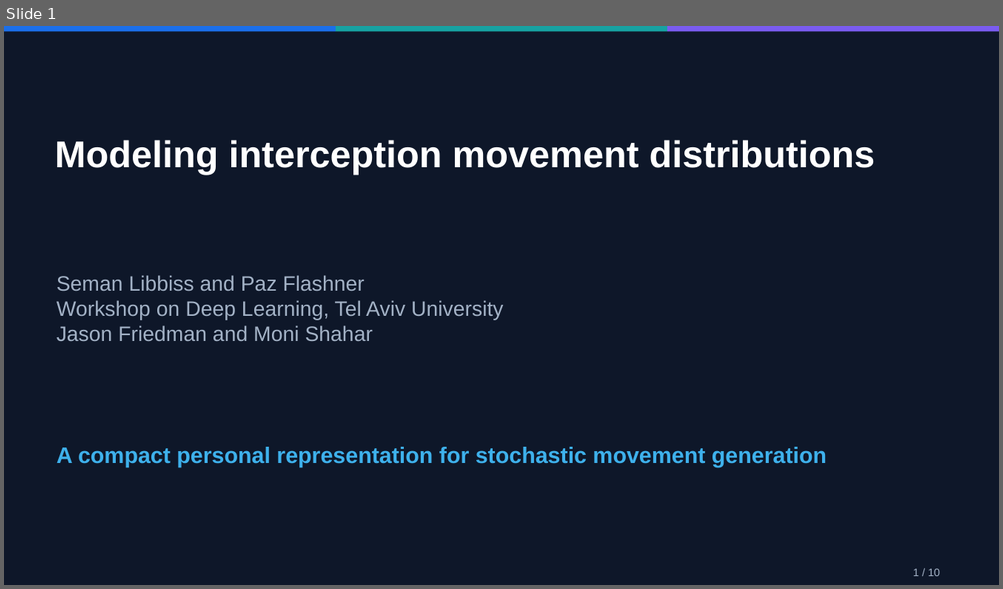
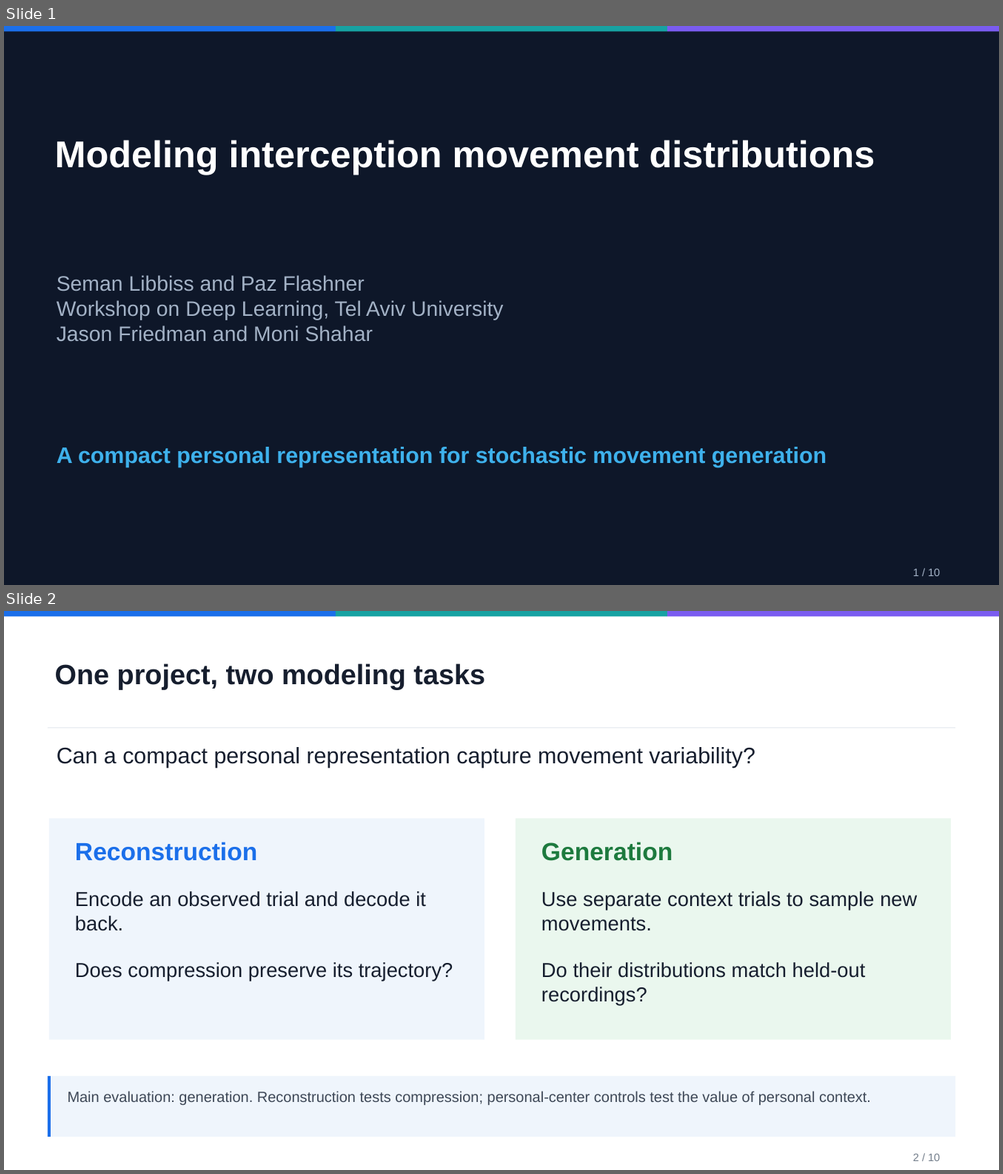
Before and after one commit to pazflashner/interception-movements-dl, a slide deck: production/Interception_Movements_Course_Presentation.pptx. Shown one above the other, each under a label of ours: slide 1 before the commit, slides 1 and 2 after it. The pictures are 1003x589 and 1003x1174 pixels, drawn with LibreOffice and Linux fonts; fonts in the diff are those of the drawing. Boxes give left, top, right and bottom in pixels: in the first picture for what was removed or moved away, otherwise in the second. Text is boxed around its words. In the diff, an @@ line names an element or a change of style, - is before the commit and + after.

Commit message:
Refine shared course talk and annotate saved significance tests

```diff
--- a/production/Interception_Movements_Course_Presentation.pptx
+++ b/production/Interception_Movements_Course_Presentation.pptx
@@ slide 2 added at (4,611,999,1170), background #FFFFFF @@
@@ rectangle added at (4,611,336,616), fill #1B6FEA @@
@@ rectangle added at (336,611,666,616), fill #17A2A2 @@
@@ rectangle added at (667,611,999,616), fill #7A5CF0 @@
@@ text added at (55,664,485,689), 27 pt, text #161E2E, bold @@
+One project, two modeling tasks
@@ rectangle added at (47,727,956,728), fill #E1E6EC @@
@@ text added at (57,747,755,768), 21.8 pt, text #161E2E @@
+Can a compact personal representation capture movement variability?
@@ rectangle added at (48,818,484,1040), fill #EFF5FC @@
@@ rectangle added at (515,818,950,1040), fill #EAF7EE @@
@@ text added at (75,842,257,861), 24 pt, text #1B6FEA, bold @@
+Reconstruction
@@ text added at (541,842,672,861), 24 pt, text #1D7A3E, bold @@
+Generation
@@ text added at (75,891,453,981), 19.5 pt, text #161E2E @@
+Encode an observed trial and decode it back.
+Does compression preserve its trajectory?
@@ text added at (541,891,916,1005), 19.5 pt, text #161E2E @@
+Use separate context trials to sample new movements.
+Do their distributions match held-out recordings?
@@ rectangle added at (47,1076,956,1137), fill #EFF5FC @@
@@ rectangle added at (47,1076,51,1137), fill #1B6FEA @@
@@ text added at (68,1091,871,1105), 14.2 pt, text #3D4756 @@
+Main evaluation: generation. Reconstruction tests compression; personal-center controls test the value of personal context.
@@ text added at (913,1154,939,1162), 10.5 pt, text #737E8B @@
+2 / 10
```
Also in this commit, not shown: 6 slides changed, 1 other slide added, 2 slides removed, 15 other files.
